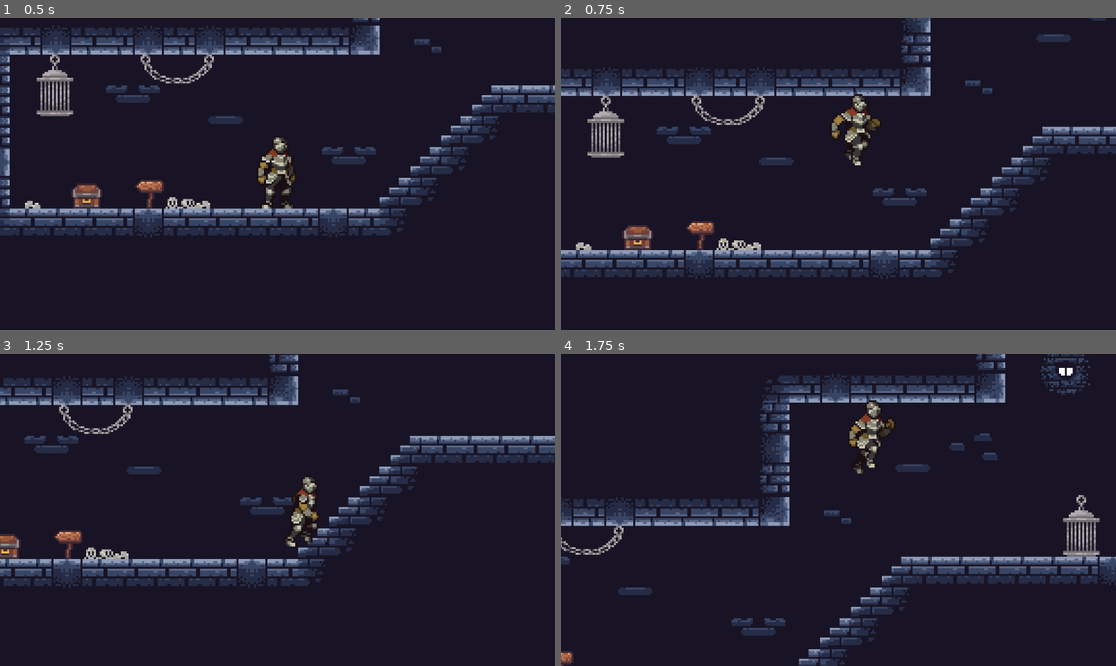
Above: before the commit, frames 1-4 (two rows, left to right).
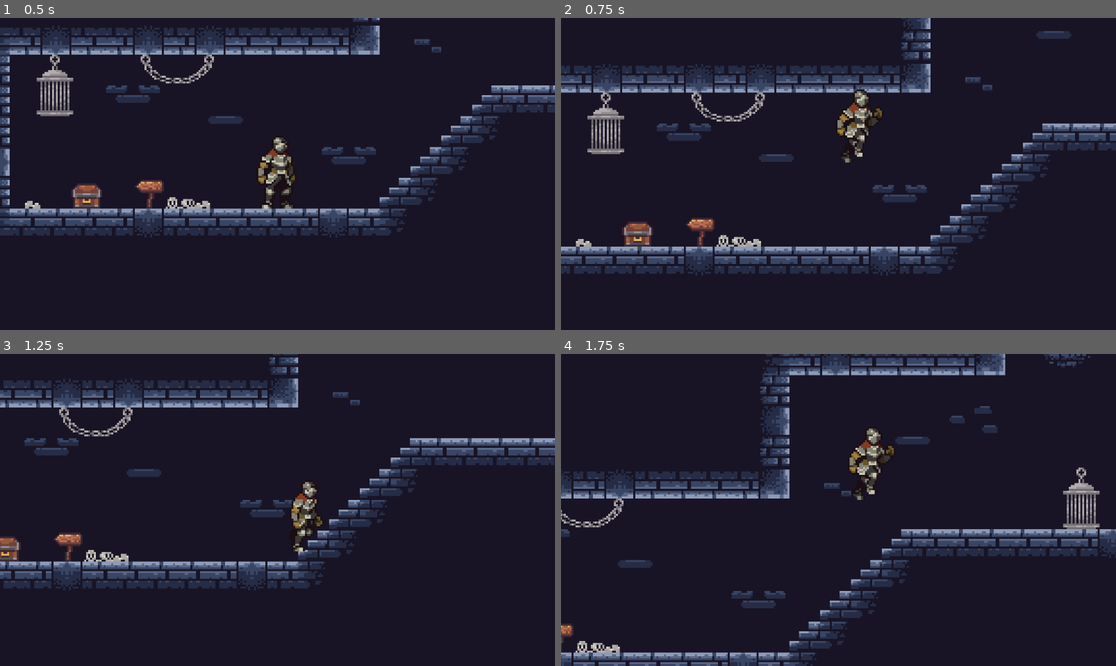
Above: after the commit, the same moments.

Repository: The-Bradster/crono-clones
Game: Godot game, scene res://scenes/main.tscn
The game is run twice, just before and just after one commit, with the same random seed, the same clock (stepped at 60 frames per second) and the same inputs.
Inputs:
- Up to frame 1 (0.5 s): no input
- Up to frame 2 (0.75 s): hold D (move_right) from 0.53 s (still down); hold Space (jump) from 0.53 s (still down)
- Up to frame 3 (1.25 s): keep holding D (move_right); keep holding Space (jump)
- Up to frame 4 (1.75 s): keep holding D (move_right); release Space (jump) at 1.28 s; tap Space (jump) at 1.35, 1.52 s

Frame 1 is identical in both runs. In frame 2, 15% of the frame differs, in the area x 0-100%, y 0-84%; in frame 3, 11%; in frame 4, 26%, in the area x 0-100%, y 0-100%.

Commit message:
adjsut jump variables

Diff:
--- a/scripts/player.gd
+++ b/scripts/player.gd
@@ -4,11 +4,12 @@
 
 const SPEED = 90.0  # Lower base speed like Celeste
 const AIR_SPEED = 90.0  # Full air control like Celeste
-const JUMP_VELOCITY = -315.0  # Higher jump velocity like Celeste
+const JUMP_VELOCITY = -280.0  # Lower base jump velocity
+const DOUBLE_JUMP_VELOCITY = -220.0  # Much weaker double jump
 const COYOTE_TIME = 0.1  # Same as Celeste
 const ACCELERATION = 1000.0  # How quickly we reach max speed
 const DECELERATION = 1000.0  # How quickly we slow down
-const JUMP_GRAVITY_MULTIPLIER = 0.4  # Lower gravity while holding jump
+const JUMP_GRAVITY_MULTIPLIER = 0.5  # Less floaty variable jump
 const JUMP_BUFFER_TIME = 0.1  # How long to remember a jump input before landing
 
 var coyote_timer = 0.0
@@ -62,8 +63,8 @@
 			sprite.play("jump")
 			coyote_timer = 0  # Reset coyote timer after jumping
 		elif can_double_jump:
-			# Double jump
-			velocity.y = JUMP_VELOCITY
+			# Double jump - use slightly weaker velocity
+			velocity.y = DOUBLE_JUMP_VELOCITY
 			sprite.play("jump")  # Play jump animation for double jump
 			can_double_jump = false  # Use up the double jump
 		else:
